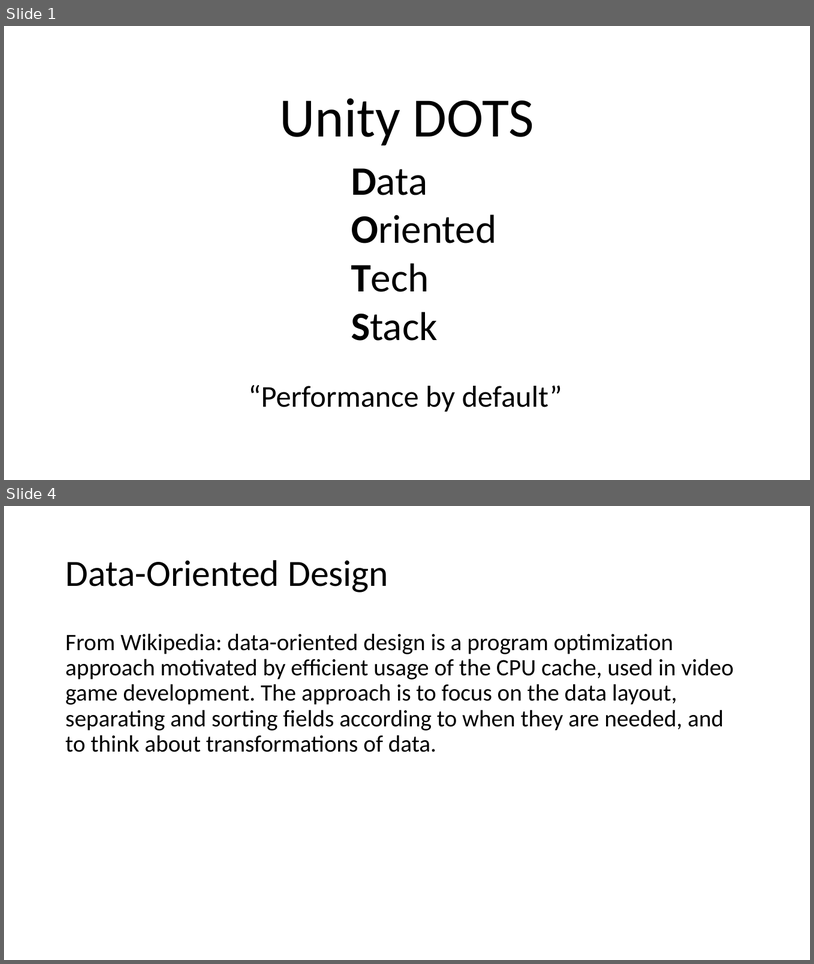
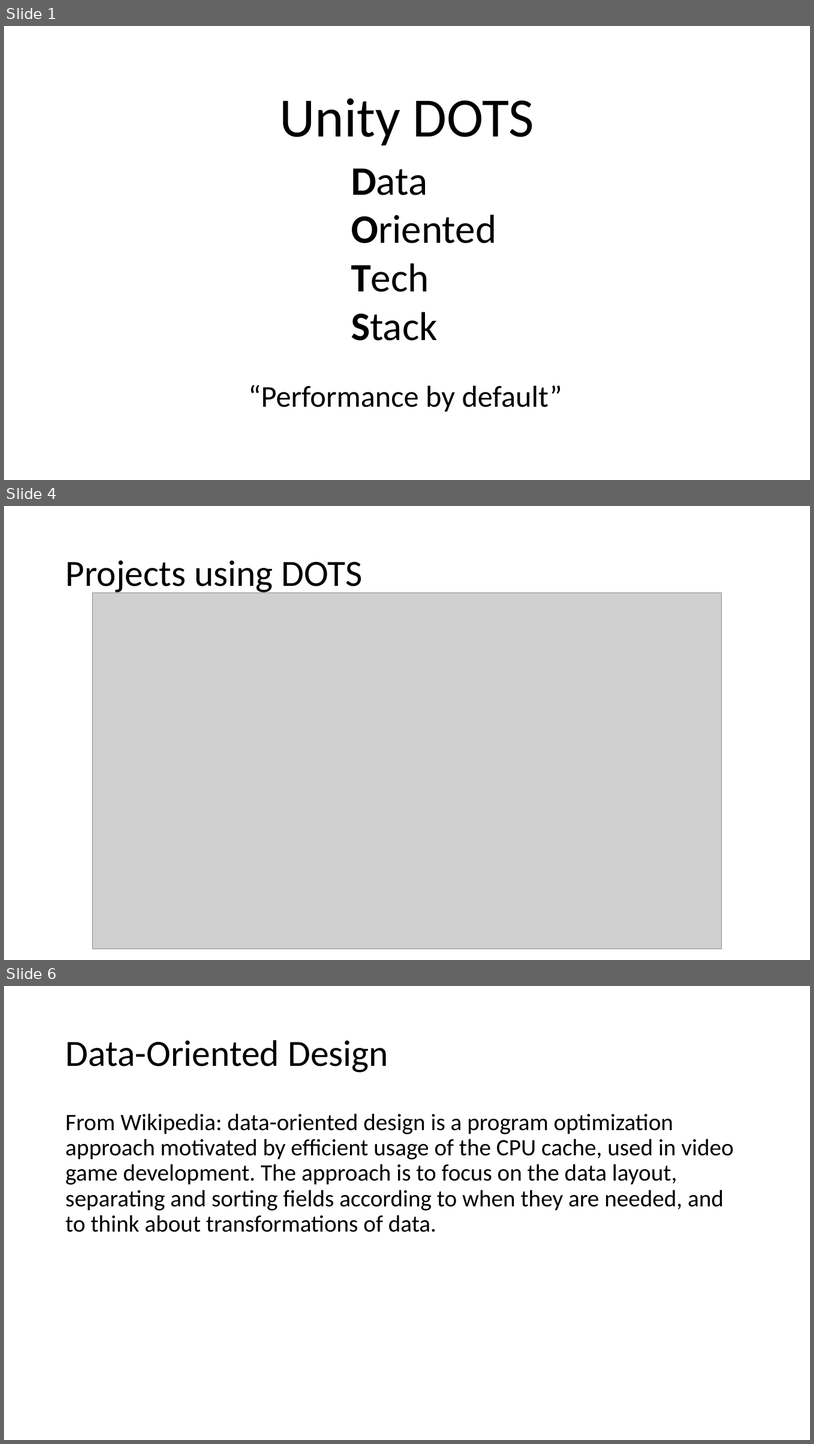
Before and after one commit to ElishaAz/Introduction-to-Unity-DOTS, a slide deck: Unity DOTS.pptx. Shown one above the other, each under a label of ours: slides 1 and 4 before the commit, slides 1, 4 and 6 after it; the slides between them are not shown. The pictures are 814x964 and 814x1444 pixels, drawn with LibreOffice and Linux fonts; fonts in the diff are those of the drawing; grey boxes stand for pictures. Boxes give left, top, right and bottom in pixels: in the first picture for what was removed or moved away, otherwise in the second. Text is boxed around its words. In the diff, an @@ line names an element or a change of style, - is before the commit and + after.

```diff
--- a/Unity DOTS.pptx
+++ b/Unity DOTS.pptx
@@ slide 4 added at (x1=4, y1=506, x2=810, y2=960), background #FFFFFF @@
@@ title added at (x1=65, y1=560, x2=363, y2=595), 44 pt, text #000000 @@
+Projects using DOTS
@@ picture added at (x1=93, y1=593, x2=722, y2=948) @@
@@ what was slide 4 is now slide 6 @@
```
Also in this commit, not shown: 2 slides changed, 1 other slide added.
